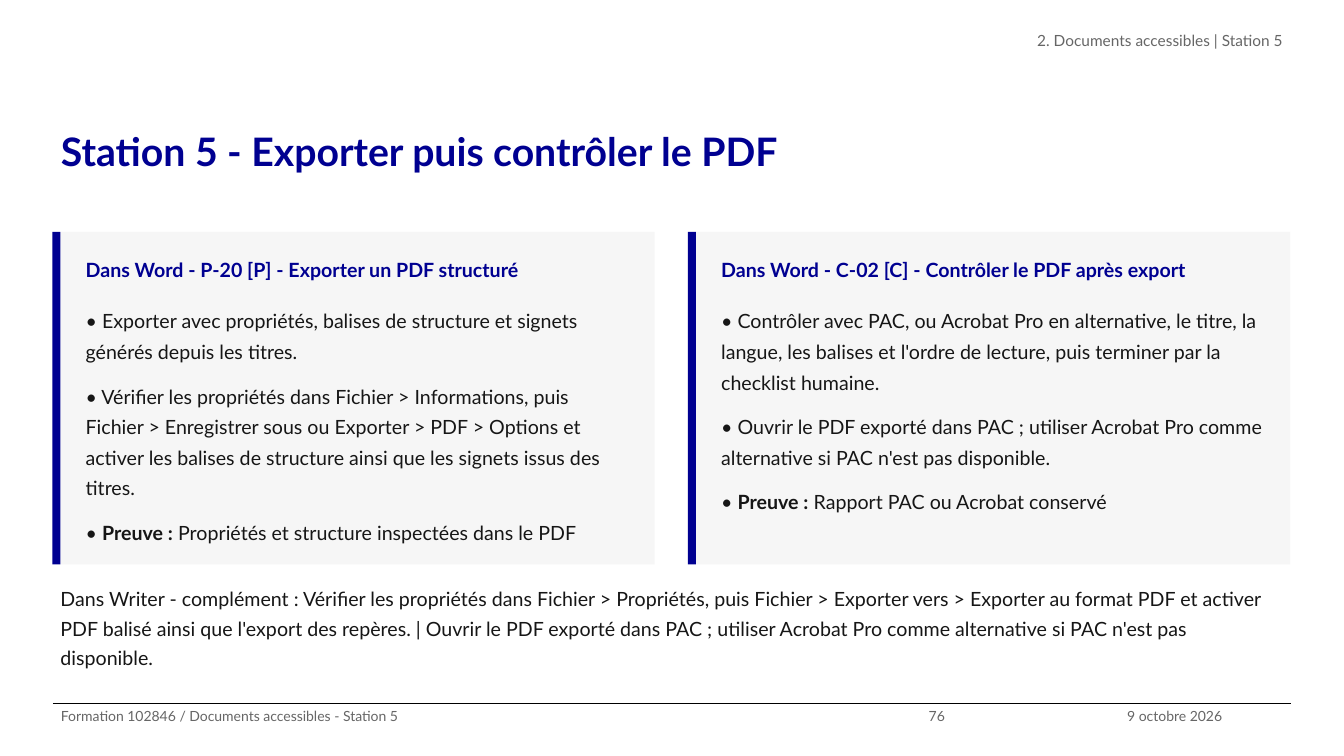
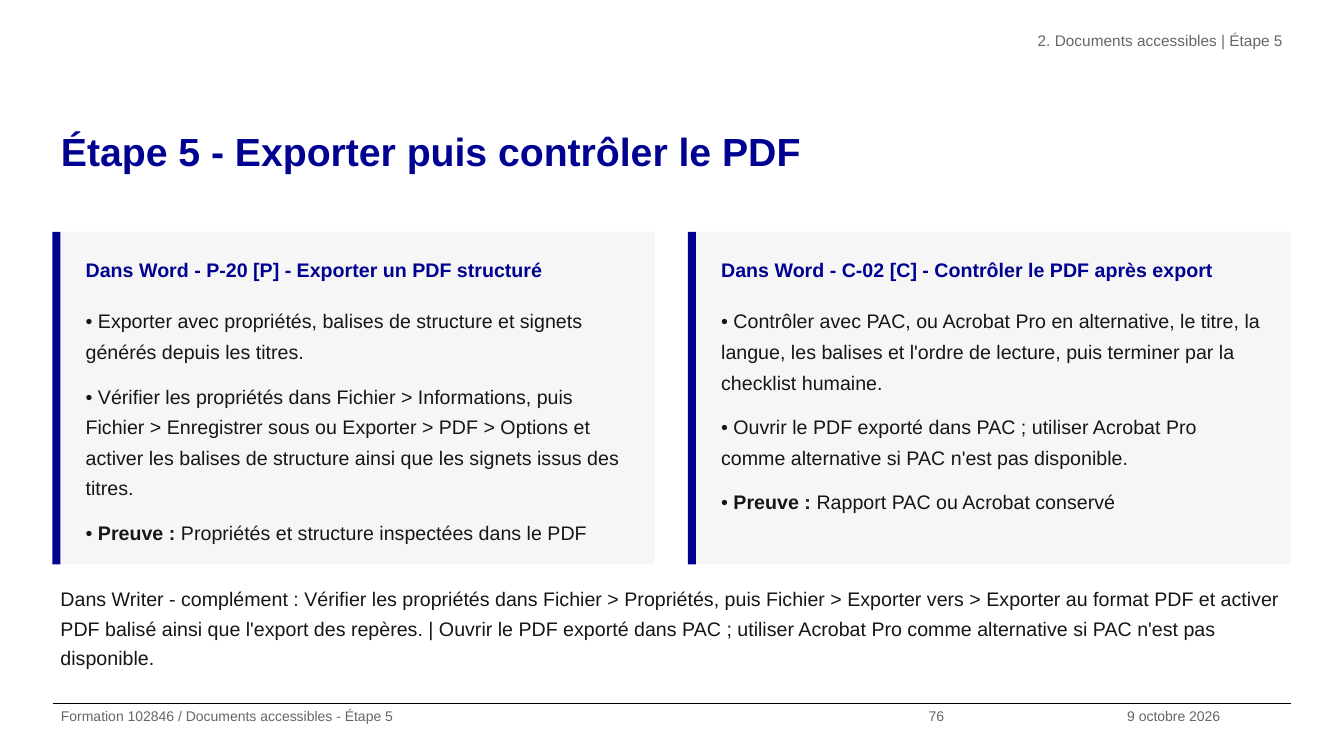
Before and after one commit to alexandra-guiderdoni/usine-fabrication-igpde-102846-ay11, a slide deck: slide 76 of livrables-IGPDE-2026-102846/Livrables-Stagiaires/supports-projections/support-formation-102846-2026-IGPDE.pptx. Drawn at 1344x756 pixels with LibreOffice and Linux fonts; fonts in the diff are those of the drawing; background and template pictures are left out. Boxes give left, top, right and bottom in pixels: in the first picture for what was removed or moved away, otherwise in the second. Text is boxed around its words. In the diff, an @@ line names an element or a change of style, - is before the commit and + after.

Commit message:
feat(tp): harmonisation des étapes et mémos

```diff
--- a/livrables-IGPDE-2026-102846/Livrables-Stagiaires/supports-projections/support-formation-102846-2026-IGPDE.pptx
+++ b/livrables-IGPDE-2026-102846/Livrables-Stagiaires/supports-projections/support-formation-102846-2026-IGPDE.pptx
@@ text at box(1038, 34, 1283, 49): text changed; font Lato to Arial @@
-2. Documents accessibles | Station 5
+2. Documents accessibles | Étape 5
@@ title at box(61, 135, 800, 174): text changed; font Lato to Arial @@
-Station 5 - Exporter puis contrôler le PDF
+Étape 5 - Exporter puis contrôler le PDF
@@ text at box(61, 710, 393, 724): text changed; font Lato to Arial @@
-Formation 102846 / Documents accessibles - Station 5
+Formation 102846 / Documents accessibles - Étape 5
@@ font Lato to Arial in 7 elements at box(929, 711, 945, 721), box(86, 262, 542, 282), box(86, 313, 619, 544), box(721, 262, 1212, 281), box(721, 313, 1260, 513), box(60, 591, 1279, 669), box(1127, 711, 1220, 721) @@
```
Also in this commit, not shown: 132 other slides changed, 53 other files.
